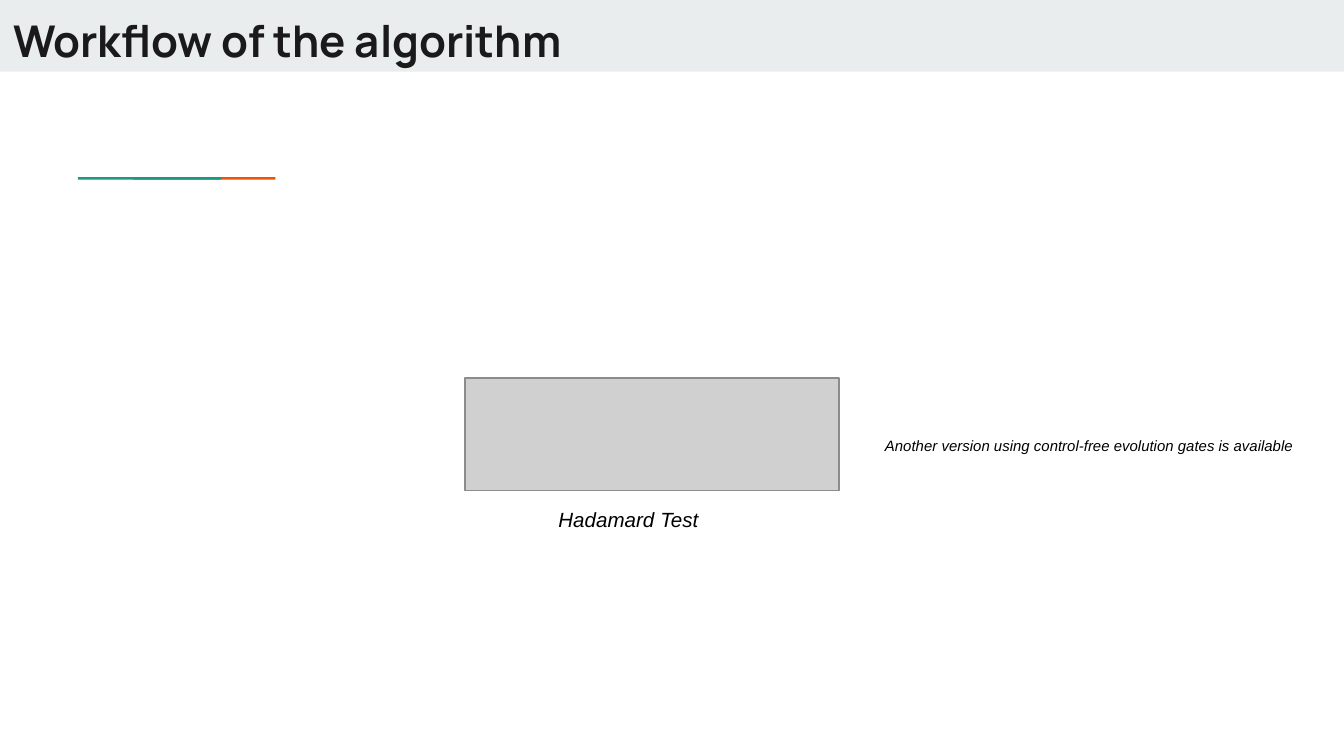
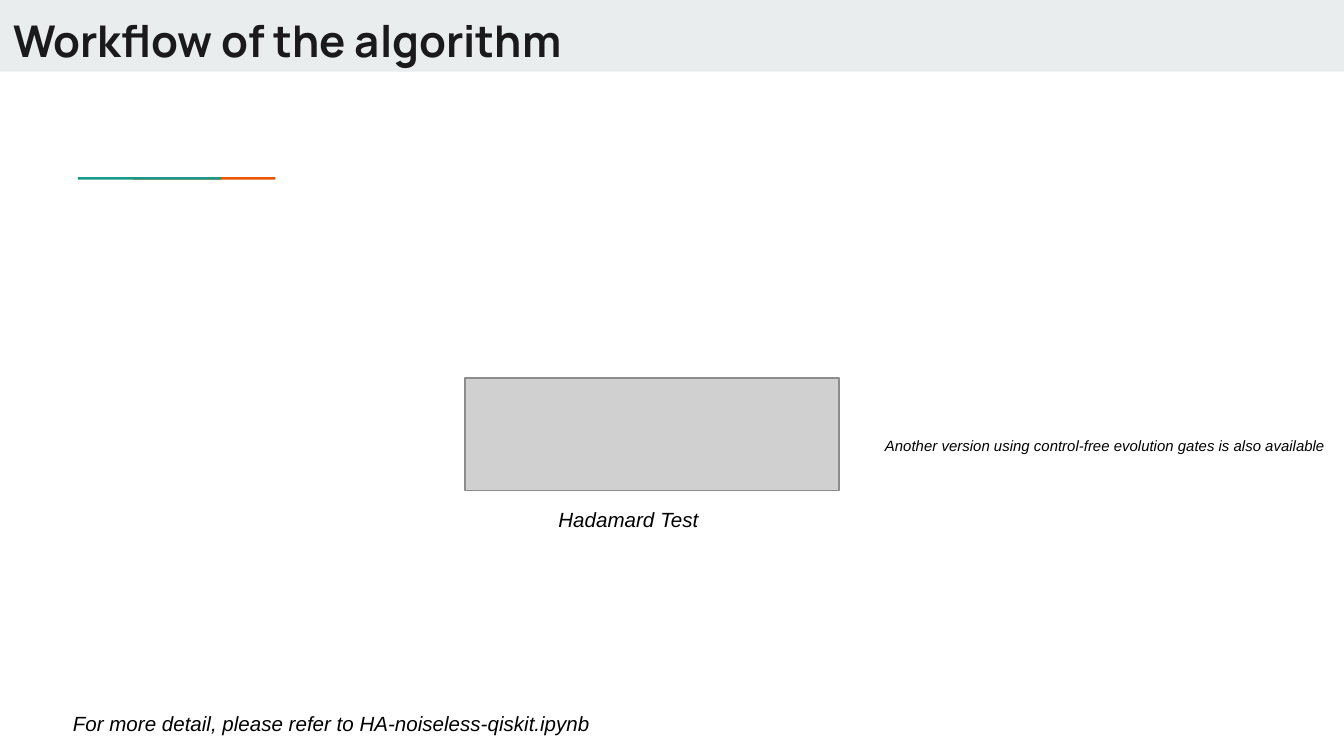
Before and after one commit to Dran-Z/QHack2023-SunnyDelft, a slide deck: slide 4 of QHack-SunnyDelft.pptx. Drawn at 1344x756 pixels with LibreOffice and Linux fonts; fonts in the diff are those of the drawing; grey boxes stand for pictures. Boxes give left, top, right and bottom in pixels: in the first picture for what was removed or moved away, otherwise in the second. Text is boxed around its words. In the diff, an @@ line names an element or a change of style, - is before the commit and + after.

```diff
--- a/QHack-SunnyDelft.pptx
+++ b/QHack-SunnyDelft.pptx
@@ text at [885, 440, 1324, 454]: text changed @@
-Another version using control-free evolution gates is available
+Another version using control-free evolution gates is also available
@@ text added at [73, 716, 590, 736], 11 pt, text #000000, italic @@
+For more detail, please refer to HA-noiseless-qiskit.ipynb
```
Also in this commit, not shown: 4 other slides changed, 5 slides added, 3 slides removed, 7 other files.
